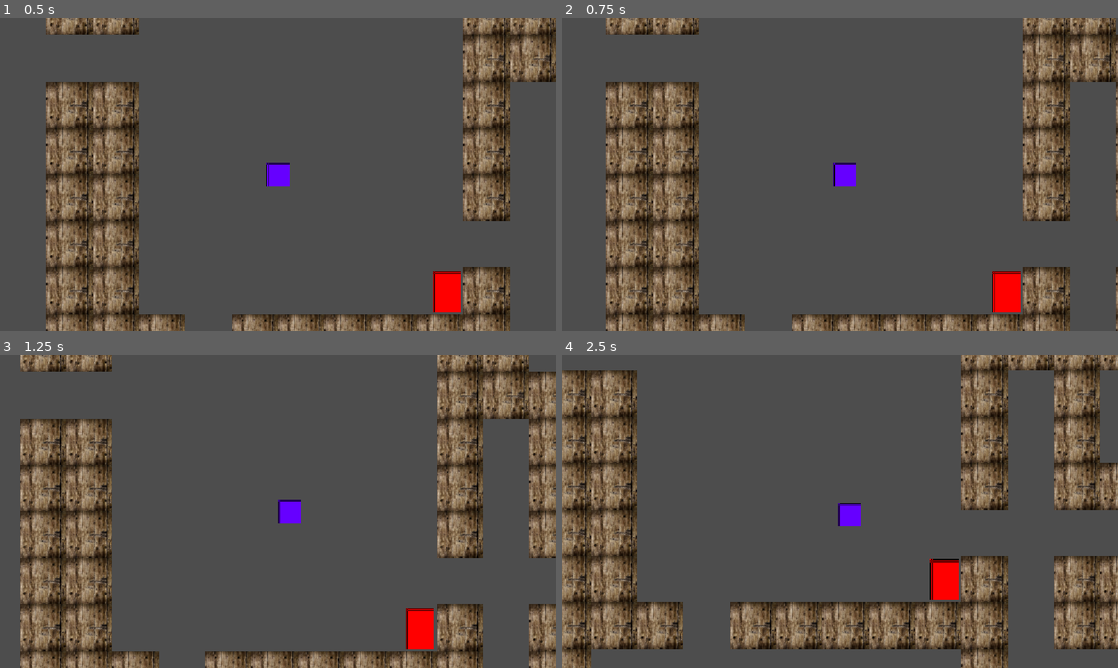
Above: before the commit, frames 1-4 (two rows, left to right).
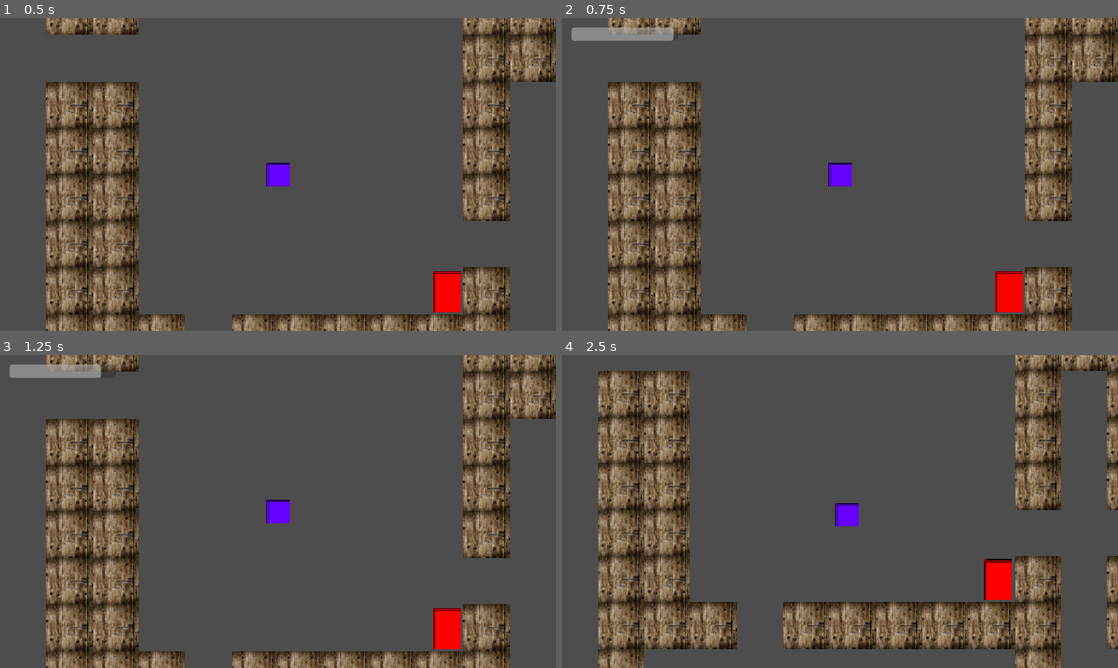
Above: after the commit, the same moments.

Repository: bcsaalinas/Requiem
Game: Godot game, scene res://level.tscn
Two runs of this game, one before a commit and one after it. Both use one fixed random seed, a clock stepped at 60 frames per second and the inputs below.
Inputs:
- Up to frame 1 (0.5 s): no input
- Up to frame 2 (0.75 s): tap Enter at 0.5 s; hold D from 0.53 s (still down); hold Space (hold_breath, bound only after the commit) from 0.53 s (still down)
- Up to frame 3 (1.25 s): keep holding D; keep holding Space (hold_breath, bound only after the commit); tap R at 0.8 s
- Up to frame 4 (2.5 s): release D at 1.28 s; release Space (hold_breath, bound only after the commit) at 1.28 s; hold S 1.28-2.03 s; tap R at 1.35 s; tap F at 1.55 s; hold D from 2.03 s (still down); hold F from 2.03 s (still down); tap Space (hold_breath, bound only after the commit) at 2.3 s

Frame 1 is identical in both runs. In frame 2, 14% of the frame differs, in the area x 1-100%, y 0-100%; in frame 3, 31%; in frame 4, 43%, in the area x 0-100%, y 0-100%.

Commit message:
Add sound system, breathing mechanic, entity navigation, and game over

Diff:
--- a/requiem/altar.tscn
+++ b/requiem/altar.tscn
@@ -1,6 +1,7 @@
 [gd_scene format=3 uid="uid://cci6ad6gs3jxu"]
 
 [ext_resource type="Script" uid="uid://bpijkk2spl8f7" path="res://body_altar.gd" id="1_hm6q3"]
+[ext_resource type="AudioStream" uid="uid://bdq37dkf83rnp" path="res://193812__geoneo0__four_voices_whispering_6.wav" id="2_eo3o5"]
 
 [sub_resource type="PlaceholderTexture2D" id="PlaceholderTexture2D_y1fia"]
 size = Vector2(40, 40)
@@ -18,6 +19,7 @@
 
 [node name="BodyAltar" type="StaticBody2D" parent="." unique_id=2093135119]
 script = ExtResource("1_hm6q3")
+pray_clips = Array[AudioStream]([ExtResource("2_eo3o5")])
 
 [node name="Sprite2D" type="Sprite2D" parent="BodyAltar" unique_id=649606900]
 modulate = Color(1, 1, 0, 1)
--- a/requiem/body_altar.gd
+++ b/requiem/body_altar.gd
@@ -8,11 +8,44 @@
 @onready var label_texto = $Label
 @onready var barra_progreso = $ProgressBar
 
+# --- Agregado: sonido y ruido de rezo ---
+@export var pray_clips: Array[AudioStream] = []
+@export var pray_noise_radius: float = 340.0       # equivalente al radio de 6 unidades de la spec
+@export var pray_noise_interval: float = 0.5       # cada cuanto avisa a NoiseManager mientras reza
+@export var pray_volume_db: float = -4.0
+
+var jugador_ref: CharacterBody2D = null
+var _estaba_rezando: bool = false
+var _timer_ruido: float = 0.0
+var _audio_player: AudioStreamPlayer2D
+
+
+func _ready() -> void:
+	_audio_player = AudioStreamPlayer2D.new()
+	add_child(_audio_player)
+
+
 func _process(delta):
 	# Si el jugador está cerca y mantiene presionada la F
 	if jugador_cerca and Input.is_physical_key_pressed(KEY_F):
 		label_texto.hide()
 		barra_progreso.show()
+
+		# --- Agregado: si apenas empieza a rezar, sonido + primer aviso de ruido ---
+		if not _estaba_rezando:
+			_estaba_rezando = true
+			_timer_ruido = 0.0
+			_reproducir_sonido_rezo()
+			_avisar_ruido()
+		# --- Agregado: si el audio ya termino pero sigues rezando, se repite (loop manual) ---
+		elif not _audio_player.playing:
+			_reproducir_sonido_rezo()
+
+		# --- Agregado: avisar a la entidad periodicamente mientras reza ---
+		_timer_ruido += delta
+		if _timer_ruido >= pray_noise_interval:
+			_timer_ruido = 0.0
+			_avisar_ruido()
 
 		# Sumamos el tiempo que ha pasado en este frame (delta)
 		tiempo_interaccion += delta
@@ -29,6 +62,11 @@
 		tiempo_interaccion = 0.0
 		barra_progreso.value = 0
 		barra_progreso.hide()
+		_estaba_rezando = false  # Para que vuelva a sonar la proxima vez
+
+		# --- Agregado: corta el sonido en el instante que sueltas F o te alejas ---
+		if _audio_player.playing:
+			_audio_player.stop()
 
 		if jugador_cerca:
 			label_texto.show()
@@ -43,12 +81,29 @@
 func _on_area_2d_body_entered(body: Node2D) -> void:
 		if body is CharacterBody2D:
 			jugador_cerca = true
+			jugador_ref = body  # Agregado: guardamos referencia para saber su posicion
 			label_texto.show()
 
 
 func _on_area_2d_body_exited(body: Node2D) -> void:
 	if body is CharacterBody2D:
 		jugador_cerca = false
+		jugador_ref = null
 		label_texto.hide()
 		barra_progreso.hide()
 		tiempo_interaccion = 0.0
+
+
+# --- Agregado: helpers de sonido y ruido ---
+func _reproducir_sonido_rezo() -> void:
+	if pray_clips.is_empty():
+		return
+	_audio_player.global_position = global_position
+	_audio_player.volume_db = pray_volume_db
+	_audio_player.stream = pray_clips[randi() % pray_clips.size()]
+	_audio_player.play()
+
+
+func _avisar_ruido() -> void:
+	var posicion := jugador_ref.global_position if jugador_ref != null else global_position
+	NoiseManager.emit_noise(posicion, pray_noise_radius, NoiseManager.SourceType.PRAY)
--- /dev/null
+++ b/requiem/entity_ai.gd
@@ -0,0 +1,139 @@
+extends CharacterBody2D
+
+enum State { IDLE, INVESTIGATE, HUNT }
+
+@export_group("Oido")
+@export var hearing_range: float = 1500.0
+
+@export_group("Investigacion")
+@export var investigate_timeout: float = 6.0
+@export var arrival_threshold: float = 8.0
+
+@export_group("Movimiento")
+@export var move_speed: float = 90.0
+
+@export_group("Cacería")
+@export var catch_radius: float = 20.0
+
+@export_group("Debug")
+@export var log_state_changes: bool = true
+
+var current_state: int = State.IDLE
+var last_heard_position: Vector2 = Vector2.ZERO
+var investigate_timer: float = 0.0
+var nav_agent: NavigationAgent2D
+
+
+func _ready() -> void:
+	var sprite = Sprite2D.new()
+	var greybox_texture = PlaceholderTexture2D.new()
+	greybox_texture.size = Vector2(32, 32)
+	sprite.texture = greybox_texture
+	sprite.modulate = Color(0.9, 0.15, 0.15)
+	add_child(sprite)
+
+	var collision = CollisionShape2D.new()
+	var shape = RectangleShape2D.new()
+	shape.size = Vector2(26, 26)
+	collision.shape = shape
+	add_child(collision)
+
+	nav_agent = NavigationAgent2D.new()
+	nav_agent.path_desired_distance = 4.0
+	nav_agent.target_desired_distance = arrival_threshold
+	add_child(nav_agent)
+
+	var catch_area = Area2D.new()
+	var catch_shape = CollisionShape2D.new()
+	var circle = CircleShape2D.new()
+	circle.radius = catch_radius
+	catch_shape.shape = circle
+	catch_area.add_child(catch_shape)
+	add_child(catch_area)
+	catch_area.body_entered.connect(_on_catch_area_body_entered)
+
+	NoiseManager.noise_emitted.connect(_on_noise_emitted)
+
+
+func _physics_process(delta: float) -> void:
+	if GameState.is_dead:
+		velocity = Vector2.ZERO
+		move_and_slide()
+		return
+
+	match current_state:
+		State.IDLE:
+			velocity = Vector2.ZERO
+			move_and_slide()
+		State.INVESTIGATE:
+			_tick_investigate(delta)
+		State.HUNT:
+			nav_agent.target_position = last_heard_position
+			_move_along_path()
+
+
+func _on_catch_area_body_entered(body: Node2D) -> void:
+	if body.is_in_group("player"):
+		GameState.kill_player()
+
+
+func _on_noise_emitted(noise_position: Vector2, radius: float, source_type: int, _duration: float) -> void:
+	if GameState.is_dead:
+		return
+
+	var distance := global_position.distance_to(noise_position)
+	var within_hearing := distance <= hearing_range
+	var within_radius := distance <= radius
+
+	if not within_hearing or not within_radius:
+		return
+
+	last_heard_position = noise_position
+
+	if source_type == NoiseManager.SourceType.PRAY and distance <= 250.0:
+		_change_state(State.HUNT)
+		return
+
+	if current_state != State.HUNT:
+		_change_state(State.INVESTIGATE)
+
+	investigate_timer = 0.0
+
+
+func _tick_investigate(delta: float) -> void:
+	nav_agent.target_position = last_heard_position
+	_move_along_path()
+	investigate_timer += delta
+
+	var arrived := global_position.distance_to(last_heard_position) <= arrival_threshold
+
+	if arrived or investigate_timer >= investigate_timeout:
+		_change_state(State.IDLE)
+
+
+func _move_along_path() -> void:
+	if nav_agent.is_navigation_finished():
+		velocity = Vector2.ZERO
+		move_and_slide()
+		return
+
+	var next_path_position: Vector2 = nav_agent.get_next_path_position()
+	var direction: Vector2 = (next_path_position - global_position).normalized()
+
+	velocity = direction * move_speed
+	move_and_slide()
+
+
+func _change_state(new_state: int) -> void:
+	if current_state == new_state:
+		return
+
+	current_state = new_state
+	investigate_timer = 0.0
+
+	if log_state_changes:
+		print("[EntityAI] Estado -> ", State.keys()[new_state])
+
+
+func get_state_name() -> String:
+	return State.keys()[current_state]
--- /dev/null
+++ b/requiem/footstep_noise.gd
@@ -0,0 +1,74 @@
+extends Node
+
+# FootstepNoise
+#
+# Componente independiente: NO modifica el script de movimiento del
+# companero (player.gd). Solo lee la velocidad del CharacterBody2D
+# padre (Player) para saber si esta caminando o corriendo, reproduce
+# el audio real correspondiente, y avisa a NoiseManager para que la
+# entidad pueda reaccionar.
+
+@export_group("Deteccion de movimiento")
+@export var moving_threshold: float = 5.0
+@export var sprint_speed_threshold: float = 150.0
+
+@export_group("Ruido de pasos (px)")
+@export var footstep_interval: float = 0.45
+@export var walk_noise_radius: float = 170.0
+@export var sprint_noise_radius: float = 400.0
+
+@export_group("Audio")
+@export var walk_clips: Array[AudioStream] = []
+@export var sprint_clips: Array[AudioStream] = []
+@export var volume_db: float = -6.0
+@export_range(0.0, 0.3) var pitch_variation: float = 0.08
+@export var stop_sound_when_still: bool = true  # corta el audio en cuanto te detienes, sin importar cuanto dure el archivo
+
+var footstep_timer: float = 0.0
+var _audio_player: AudioStreamPlayer2D
+
+@onready var player: CharacterBody2D = get_parent()
+
+
+func _ready() -> void:
+	_audio_player = AudioStreamPlayer2D.new()
+	add_child(_audio_player)
+
+
+func _physics_process(delta: float) -> void:
+	var speed := player.velocity.length()
+	var is_moving := speed > moving_threshold
+
+	if not is_moving:
+		footstep_timer = 0.0
+		if stop_sound_when_still and _audio_player.playing:
+			_audio_player.stop()
+		return
+
+	footstep_timer += delta
+	if footstep_timer < footstep_interval:
+		return
+
+	footstep_timer = 0.0
+	_do_footstep(speed)
+
+
+func _do_footstep(speed: float) -> void:
+	var is_sprint := speed >= sprint_speed_threshold
+	var radius := sprint_noise_radius if is_sprint else walk_noise_radius
+	var source_type: int = NoiseManager.SourceType.SPRINT if is_sprint else NoiseManager.SourceType.FOOTSTEP
+
+	NoiseManager.emit_noise(player.global_position, radius, source_type)
+	_play_random_clip(sprint_clips if is_sprint else walk_clips)
+
+
+func _play_random_clip(clips: Array[AudioStream]) -> void:
+	if clips.is_empty():
+		return
+
+	var clip: AudioStream = clips[randi() % clips.size()]
+	_audio_player.global_position = player.global_position
+	_audio_player.pitch_scale = 1.0 + randf_range(-pitch_variation, pitch_variation)
+	_audio_player.volume_db = volume_db
+	_audio_player.stream = clip
+	_audio_player.play()
--- /dev/null
+++ b/requiem/game_over_ui.gd
@@ -0,0 +1,32 @@
+extends CanvasLayer
+
+# GameOverUI (Autoload)
+#
+# Muestra el texto de "moriste" cuando GameState avisa que el
+# jugador murio, y permite reiniciar el nivel con la tecla R.
+
+var label: Label
+
+
+func _ready() -> void:
+	layer = 100
+	label = Label.new()
+	label.text = ""
+	label.add_theme_font_size_override("font_size", 42)
+	label.set_anchors_preset(Control.PRESET_CENTER)
+	label.horizontal_alignment = HORIZONTAL_ALIGNMENT_CENTER
+	label.modulate = Color(1, 0.2, 0.2)
+	add_child(label)
+
+	GameState.player_died.connect(_on_player_died)
+
+
+func _on_player_died() -> void:
+	label.text = "MORISTE\nLa entidad te atrapo\n\nPresiona R para reintentar"
+
+
+func _unhandled_input(event: InputEvent) -> void:
+	if GameState.is_dead and event is InputEventKey and event.pressed and event.keycode == KEY_R:
+		GameState.reset()
+		label.text = ""
+		get_tree().reload_current_scene()
--- /dev/null
+++ b/requiem/game_state.gd
@@ -0,0 +1,21 @@
+extends Node
+
+# GameState (Autoload)
+#
+# Maneja si el jugador murio o no. Otros scripts (Player, Entity)
+# consultan GameState.is_dead para saber si deben congelarse.
+
+signal player_died
+
+var is_dead: bool = false
+
+
+func kill_player() -> void:
+	if is_dead:
+		return
+	is_dead = true
+	player_died.emit()
+
+
+func reset() -> void:
+	is_dead = false
--- /dev/null
+++ b/requiem/hold_breath.gd
@@ -0,0 +1,135 @@
+extends Node
+
+# HoldBreath (mecanica "Hold Breath" de la spec de Requiem)
+#
+# Se pone como hijo del Player, junto con FootstepNoise. Usa la
+# accion de input "hold_breath" (tecla recomendada: Espacio).
+# Tambien muestra una barra de pulmon en pantalla (como la del
+# altar), visible solo mientras se mantiene la respiracion.
+
+@export_group("Pulmon")
+@export var drain_rate_percent: float = 20.0
+@export var refill_rate_percent: float = 10.0
+
+@export_group("Ruido al soltar (px)")
+@export var quiet_exhale_radius: float = 60.0
+@export var gasp_radius: float = 300.0
+@export var forced_gasp_radius: float = 420.0
+@export var forced_lock_duration: float = 2.0
+
+@export_group("Audio")
+@export var hold_clips: Array[AudioStream] = []
+@export var exhale_clips: Array[AudioStream] = []
+@export var gasp_clips: Array[AudioStream] = []
+@export var forced_gasp_clips: Array[AudioStream] = []
+@export var volume_db: float = -4.0
+
+var lung_percent: float = 100.0
+var is_holding: bool = false
+var is_locked: bool = false
+var _lock_timer: float = 0.0
+var _audio_player: AudioStreamPlayer2D
+
+@onready var player: Node2D = get_parent()
+
+# --- Agregado: barra visual de pulmon ---
+var _bar_layer: CanvasLayer
+var _bar: ProgressBar
+
+
+func _ready() -> void:
+	_audio_player = AudioStreamPlayer2D.new()
+	add_child(_audio_player)
+
+	_bar_layer = CanvasLayer.new()
+	add_child(_bar_layer)
+
+	_bar = ProgressBar.new()
+	_bar.min_value = 0
+	_bar.max_value = 100
+	_bar.value = 100
+	_bar.size = Vector2(220, 24)
+	_bar.position = Vector2(20, 20)
+	_bar.show_percentage = false
+	_bar.visible = false
+	_bar_layer.add_child(_bar)
+
+
+func _physics_process(delta: float) -> void:
+	if is_locked:
+		_lock_timer -= delta
+		if _lock_timer <= 0.0:
+			is_locked = false
+		_update_bar()
+		return
+
+	var wants_to_hold := Input.is_action_pressed("hold_breath")
+
+	if wants_to_hold and lung_percent > 0.0:
+		_continue_holding(delta)
+	else:
+		if is_holding:
+			_release_breath()
+		_refill_lung(delta)
+
+	_update_bar()
+
+
+func _update_bar() -> void:
+	_bar.value = lung_percent
+	_bar.visible = is_holding or is_locked
+
+
+func _continue_holding(delta: float) -> void:
+	if not is_holding:
+		is_holding = true
+		_play_random_clip(hold_clips)
+	elif not _audio_player.playing:
+		_play_random_clip(hold_clips)
+
+	lung_percent -= drain_rate_percent * delta
+
+	if lung_percent <= 0.0:
+		lung_percent = 0.0
+		_forced_gasp()
+
+
+func _refill_lung(delta: float) -> void:
+	lung_percent = min(100.0, lung_percent + refill_rate_percent * delta)
+
+
+func _release_breath() -> void:
+	is_holding = false
+	_audio_player.stop()
+
+	if lung_percent > 20.0:
+		_emit_breath(quiet_exhale_radius, exhale_clips)
+	else:
+		_emit_breath(gasp_radius, gasp_clips)
+
+
+func _forced_gasp() -> void:
+	is_holding = false
+	is_locked = true
+	_lock_timer = forced_lock_duration
+	_audio_player.stop()
+	_emit_breath(forced_gasp_radius, forced_gasp_clips)
+
+
+func _emit_breath(radius: float, clips: Array[AudioStream]) -> void:
+	NoiseManager.emit_noise(player.global_position, radius, NoiseManager.SourceType.BREATH)
+	_play_random_clip(clips)
+
+
+func _play_random_clip(clips: Array[AudioStream]) -> void:
+	if clips.is_empty():
+		return
+
+	_audio_player.global_position = player.global_position
+	_audio_player.volume_db = volume_db
+	_audio_player.stream = clips[randi() % clips.size()]
+	_audio_player.play()
+
+
+func get_lung_percent() -> float:
+	return lung_percent
--- a/requiem/level.tscn
+++ b/requiem/level.tscn
@@ -2,7 +2,13 @@
 
 [ext_resource type="Script" uid="uid://o5a4tc70y5s1" path="res://player.gd" id="1_oi3di"]
 [ext_resource type="Texture2D" uid="uid://bv6jkqdt02ng4" path="res://wall.png" id="2_0b4ue"]
+[ext_resource type="Script" uid="uid://cdbfenw3olwtf" path="res://footstep_noise.gd" id="2_f2txt"]
+[ext_resource type="Script" uid="uid://d03iu060ho22s" path="res://hold_breath.gd" id="3_1ainy"]
 [ext_resource type="PackedScene" uid="uid://cci6ad6gs3jxu" path="res://altar.tscn" id="3_f2txt"]
+[ext_resource type="AudioStream" uid="uid://bx24sjvxib835" path="res://freesound_community-concrete-footsteps-1-6265.mp3" id="3_n6hdu"]
+[ext_resource type="AudioStream" uid="uid://dp8nbphatg8tp" path="res://389996__morganveilleux__man-holds-breath-gasp.wav" id="5_n6hdu"]
+[ext_resource type="Script" uid="uid://bcd7ciuve8s5i" path="res://entity_ai.gd" id="8_km5ld"]
+[ext_resource type="Script" uid="uid://shms8v1p07m8" path="res://nav_setup.gd" id="9_i2t4f"]
 
 [sub_resource type="TileSetAtlasSource" id="TileSetAtlasSource_j87l1"]
 texture = ExtResource("2_0b4ue")
@@ -15,10 +21,20 @@
 physics_layer_0/collision_layer = 1
 sources/0 = SubResource("TileSetAtlasSource_j87l1")
 
+[sub_resource type="NavigationPolygon" id="NavigationPolygon_km5ld"]
+
 [node name="Level" type="Node2D" unique_id=663343698]
 
 [node name="Player" type="CharacterBody2D" parent="." unique_id=1081831630]
 script = ExtResource("1_oi3di")
+
+[node name="FootstepNoise" type="Node" parent="Player" unique_id=2042115799]
+script = ExtResource("2_f2txt")
+walk_clips = Array[AudioStream]([ExtResource("3_n6hdu")])
+
+[node name="HoldBreath" type="Node" parent="Player" unique_id=752801923]
+script = ExtResource("3_1ainy")
+hold_clips = Array[AudioStream]([ExtResource("5_n6hdu")])
 
 [node name="Map" type="TileMapLayer" parent="." unique_id=101559646]
 tile_map_data = PackedByteArray("AAD8////AAAAAAAAAAD8//7/AAAAAAAAAAD8//z/AAAAAAAAAAD8//v/AAAAAAAAAAAAAPv/AAAAAAAAAAABAP …(10448 unchanged characters)…
@@ -31,3 +47,11 @@
 [node name="Altar2" parent="." unique_id=864145599 instance=ExtResource("3_f2txt")]
 position = Vector2(233, 161.00002)
 scale = Vector2(0.9759327, 1.414076)
+
+[node name="Entity" type="CharacterBody2D" parent="." unique_id=1178548851]
+position = Vector2(100, 300)
+script = ExtResource("8_km5ld")
+
+[node name="NavigationRegion2D" type="NavigationRegion2D" parent="." unique_id=2132043341]
+navigation_polygon = SubResource("NavigationPolygon_km5ld")
+script = ExtResource("9_i2t4f")
--- /dev/null
+++ b/requiem/nav_setup.gd
@@ -0,0 +1,36 @@
+extends NavigationRegion2D
+
+# NavSetup
+#
+# Genera la malla navegable por codigo. IMPORTANTE: por default,
+# NavigationPolygon solo detecta colisiones dentro de los HIJOS del
+# propio NavigationRegion2D. Como el TileMapLayer "Map" es hermano
+# (no hijo), usamos el modo de "grupo" para que si lo detecte sin
+# tener que reacomodar el arbol de nodos.
+
+func _ready() -> void:
+	var poly := NavigationPolygon.new()
+
+	var outline := PackedVector2Array([
+		Vector2(-2000, -1500),
+		Vector2(2000, -1500),
+		Vector2(2000, 1500),
+		Vector2(-2000, 1500),
+	])
+	poly.add_outline(outline)
+
+	poly.parsed_geometry_type = NavigationPolygon.PARSED_GEOMETRY_STATIC_COLLIDERS
+	poly.source_geometry_mode = NavigationPolygon.SOURCE_GEOMETRY_GROUPS_WITH_CHILDREN
+	poly.source_geometry_group_name = "nav_obstacles"
+
+	# Metemos el Map (hermano de este nodo) al grupo automaticamente,
+	# sin que haya que hacerlo a mano en el editor
+	var map_node = get_node_or_null("../Map")
+	if map_node:
+		map_node.add_to_group("nav_obstacles")
+		print("[NavSetup] Map agregado al grupo nav_obstacles")
+	else:
+		print("[NavSetup] ADVERTENCIA: no encontre el nodo Map en ../Map")
+
+	navigation_polygon = poly
+	call_deferred("bake_navigation_polygon")
--- /dev/null
+++ b/requiem/noise_manager.gd
@@ -0,0 +1,26 @@
+extends Node
+# NoiseManager (Autoload / Singleton global)
+#
+# Al registrarlo como Autoload en Project Settings, cualquier script
+# puede llamarlo directo escribiendo "NoiseManager.emit_noise(...)"
+# sin buscar instancia ni checar null.
+#
+# Este script SOLO avisa que hubo un ruido (posicion, radio, tipo).
+# No reproduce audio el mismo: cada mecanica (pasos, respiracion,
+# rezar) es responsable de reproducir su propio sonido real ademas
+# de llamar a emit_noise(), para que la entidad pueda "escucharlo".
+enum SourceType {
+	FOOTSTEP,
+	SPRINT,
+	CROUCH,
+	BREATH,
+	PRAY,
+	THROW,
+	CANDLE,
+	ENVIRONMENT,
+}
+# Se dispara cada vez que se emite un ruido en el nivel.
+# Cualquier listener (ej. EntityAI) se conecta a esta senal.
+signal noise_emitted(noise_position: Vector2, radius: float, source_type: int, duration: float)
+func emit_noise(noise_position: Vector2, radius: float, source_type: int, duration: float = 0.0) -> void:
+	noise_emitted.emit(noise_position, radius, source_type, duration)
--- a/requiem/player.gd
+++ b/requiem/player.gd
@@ -1,6 +1,6 @@
 extends CharacterBody2D
 
-# Velocidades reducidas para simular cautela y tensión
+# Velocidades reducidas para simular cautela y tension
 var base_speed: float = 96.0
 var sprint_speed: float = 165.0
 
@@ -9,7 +9,10 @@
 var friccion: float = 0.15
 
 func _ready():
-	# 1. Gráficos del jugador
+	# --- Agregado: se agrega al grupo "player" para que la Entity lo detecte ---
+	add_to_group("player")
+
+	# 1. Graficos del jugador
 	var sprite = Sprite2D.new()
 	var greybox_texture = PlaceholderTexture2D.new()
 	greybox_texture.size = Vector2(32, 32)
@@ -17,22 +20,34 @@
 	sprite.modulate = Color(0.4, 0.7, 1.0)
 	add_child(sprite)
 
-	# 2. Colisión del jugador
+	# 2. Colision del jugador
 	var collision = CollisionShape2D.new()
 	var shape = RectangleShape2D.new()
 	shape.size = Vector2(26, 26)
 	collision.shape = shape
 	add_child(collision)
 
-	# 3. Cámara de terror
+	# 3. Camara de terror
 	var camera = Camera2D.new()
 	camera.position_smoothing_enabled = true
-	camera.position_smoothing_speed = 5.0 # Más bajo = la cámara tarda más en seguirte (desorientación)
+	camera.position_smoothing_speed = 5.0 # Mas bajo = la camara tarda mas en seguirte (desorientacion)
 	camera.zoom = Vector2(1.5, 1.5) # Zoom muy cerrado para generar claustrofobia
 	add_child(camera)
 	camera.make_current()
 
 func _physics_process(_delta):
+	# --- Agregado: si ya moriste, quedas congelado ---
+	if GameState.is_dead:
+		velocity = velocity.lerp(Vector2.ZERO, friccion)
+		move_and_slide()
+		return
+
+	# --- Agregado: mecanica Hold Breath - congela el movimiento mientras se aguanta la respiracion ---
+	if Input.is_action_pressed("hold_breath"):
+		velocity = velocity.lerp(Vector2.ZERO, friccion)
+		move_and_slide()
+		return
+
 	var input_dir = Vector2.ZERO
 
 	if Input.is_physical_key_pressed(KEY_W): input_dir.y -= 1
@@ -46,7 +61,7 @@
 	if Input.is_physical_key_pressed(KEY_SHIFT):
 		target_speed = sprint_speed
 
-	# Lógica de inercia y peso (reemplaza el arranque instantáneo)
+	# Logica de inercia y peso (reemplaza el arranque instantaneo)
 	var target_velocity = input_dir * target_speed
 
 	if input_dir != Vector2.ZERO:
--- a/requiem/project.godot
+++ b/requiem/project.godot
@@ -15,10 +15,24 @@
 config/features=PackedStringArray("4.7", "Forward Plus")
 config/icon="res://icon.svg"
 
+[autoload]
+
+NoiseManager="*uid://j0vrigg22l2b"
+GameState="*uid://c5u30ghxcndxe"
+GameOverUi="*uid://dwll4vh22kma6"
+
 [display]
 
 window/stretch/mode="canvas_items"
 window/stretch/aspect="expand"
+
+[input]
+
+hold_breath={
+"deadzone": 0.2,
+"events": [Object(InputEventKey,"resource_local_to_scene":false,"resource_name":"","device":-1,"window_id":0,"alt_pressed":false,"shift_pressed":false,"ctrl_pressed":false,"meta_pressed":false,"pressed":false,"keycode":0,"physical_keycode":32,"key_label":0,"unicode":32,"location":0,"echo":false,"script":null)
+]
+}
 
 [physics]
 
Not shown, added: requiem/193812__geoneo0__four_voices_whispering_6.wav.import
Not shown, added: requiem/389996__morganveilleux__man-holds-breath-gasp.wav.import
Not shown, added: requiem/entity_ai.gd.uid
Not shown, added: requiem/footstep_noise.gd.uid
Not shown, added: requiem/freesound_community-concrete-footsteps-1-6265.mp3.import
Not shown, added: requiem/game_over_ui.gd.uid
Not shown, added: requiem/game_state.gd.uid
Not shown, added: requiem/hold_breath.gd.uid
Not shown, added: requiem/nav_setup.gd.uid
Not shown, added: requiem/noise_manager.gd.uid
Not shown, added: requiem/193812__geoneo0__four_voices_whispering_6.wav
Not shown, added: requiem/389996__morganveilleux__man-holds-breath-gasp.wav
(and 1 more such lines)
